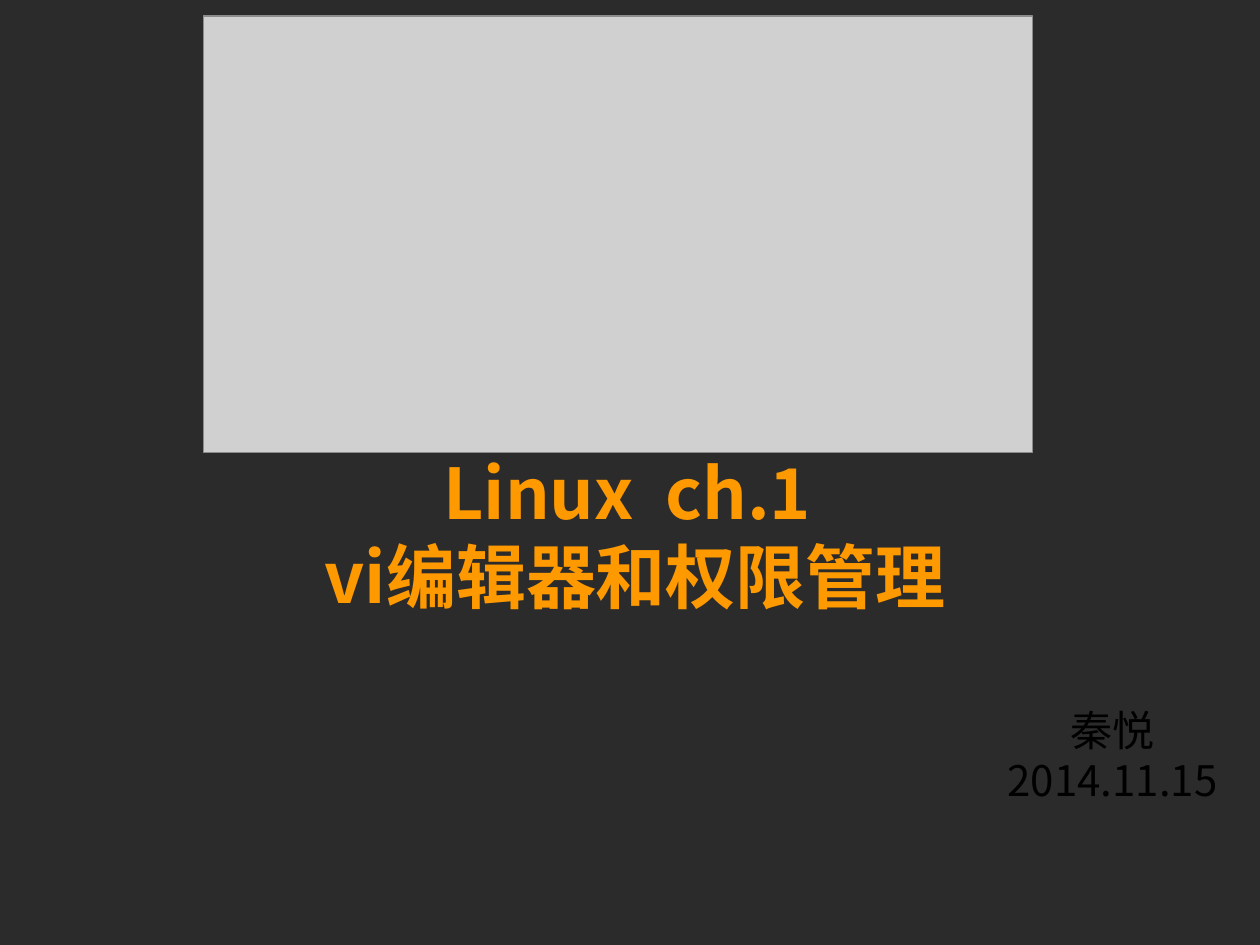
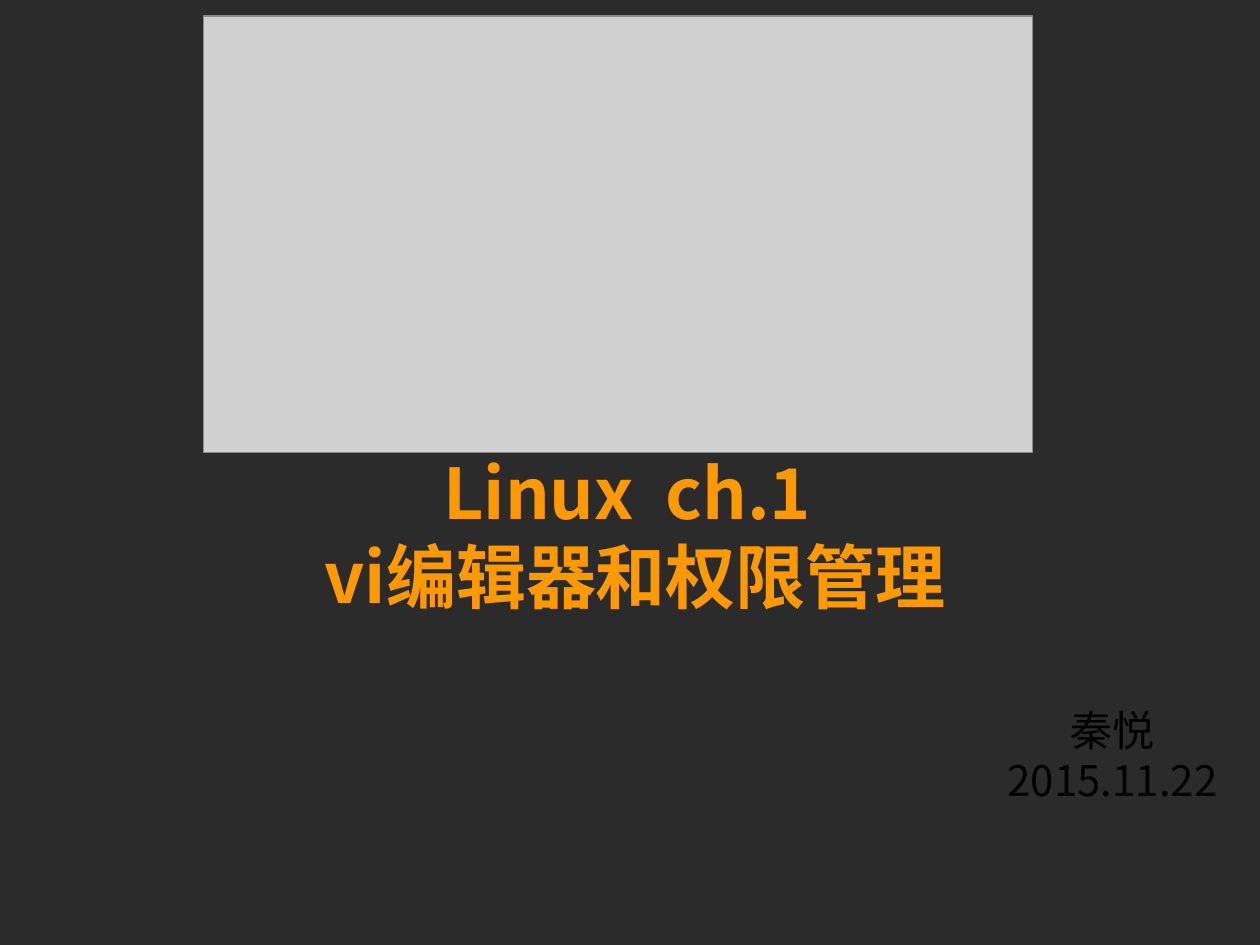
Before and after one commit to QuantaCenter/10th_web, a slide deck: slide 1 of lesson4/linux_ch1.ppt. Drawn at 1260x945 pixels with LibreOffice and Linux fonts; fonts in the diff are those of the drawing; grey boxes stand for pictures; background and template pictures are left out; a plain dark background stands for a picture behind light text. Boxes give left, top, right and bottom in pixels: in the first picture for what was removed or moved away, otherwise in the second. Text is boxed around its words. In the diff, an @@ line names an element or a change of style, - is before the commit and + after.

```diff
--- a/lesson4/linux_ch1.ppt
+++ b/lesson4/linux_ch1.ppt
@@ text at bbox=[1008, 765, 1218, 796]: text changed @@
-2014.11.15
+2015.11.22
```
Also in this commit, not shown: 2 other slides changed, 1 slide added.
